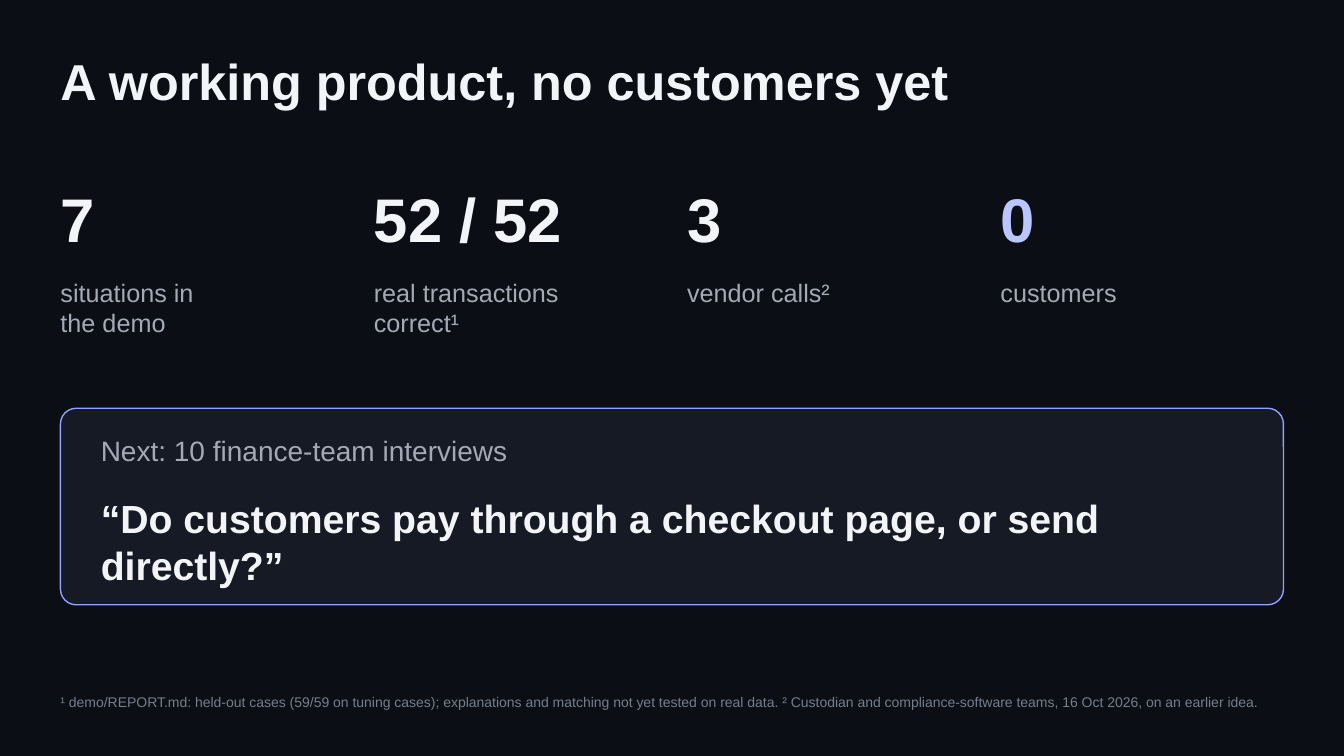
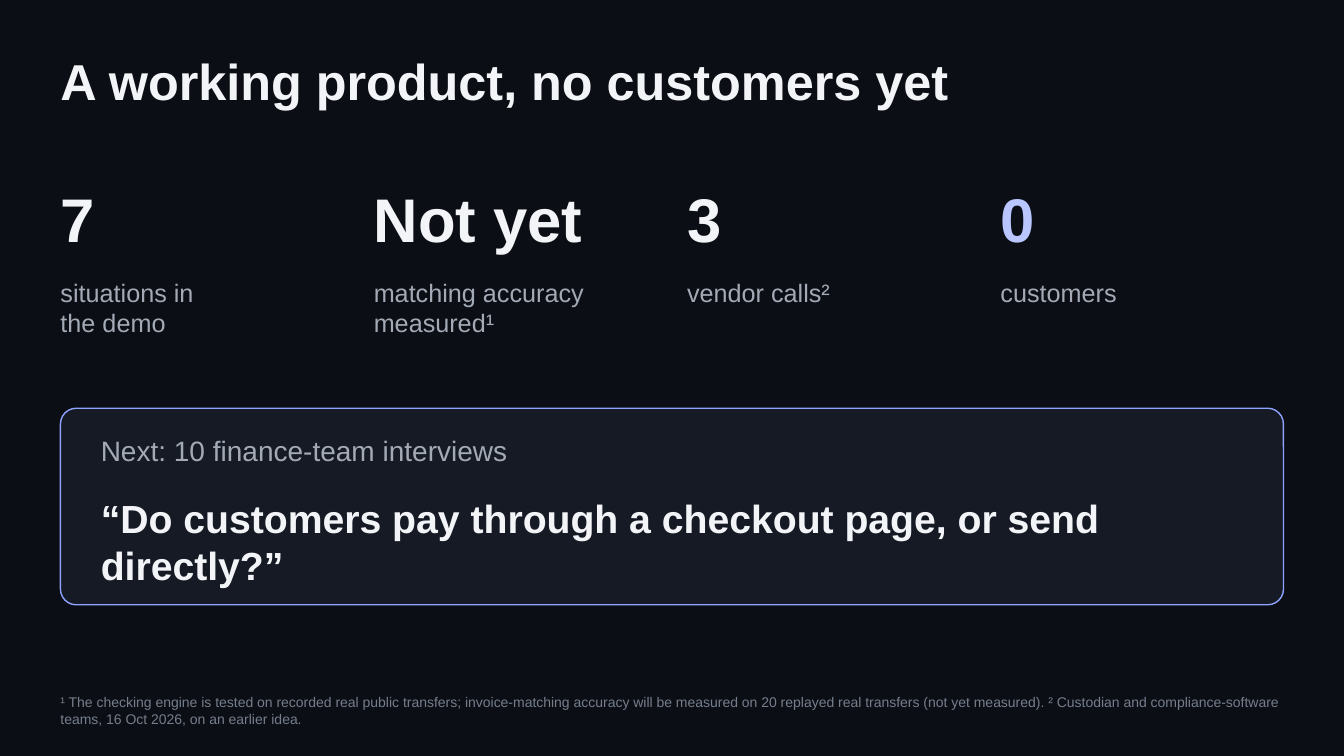
Before and after one commit to trysarathy/investigation-desk, a slide deck: slide 8 of pitch/Clearline_Pitch_Deck_10.pptx. Drawn at 1344x756 pixels with LibreOffice and Linux fonts; fonts in the diff are those of the drawing. Boxes give left, top, right and bottom in pixels: in the first picture for what was removed or moved away, otherwise in the second. Text is boxed around its words. In the diff, an @@ line names an element or a change of style, - is before the commit and + after.

```diff
--- a/pitch/Clearline_Pitch_Deck_10.pptx
+++ b/pitch/Clearline_Pitch_Deck_10.pptx
@@ text at (x1=374, y1=199, x2=582, y2=254): text changed @@
-52 / 52
+Not yet
@@ text at (x1=374, y1=284, x2=584, y2=332): text changed @@
-real transactions
-correct¹
+matching accuracy
+measured¹
@@ text at (x1=60, y1=697, x2=1279, y2=726): text changed @@
-¹ demo/REPORT.md: held-out cases (59/59 on tuning cases); explanations and matching not yet tested on real data. ² Custodian and compliance-software teams, 16 Oct 2026, on an earlier idea.
+¹ The checking engine is tested on recorded real public transfers; invoice-matching accuracy will be measured on 20 replayed real transfers (not yet measured). ² Custodian and compliance-software teams, 16 Oct 2026, on an earlier idea.
```
Also in this commit, not shown: 19 other files.
